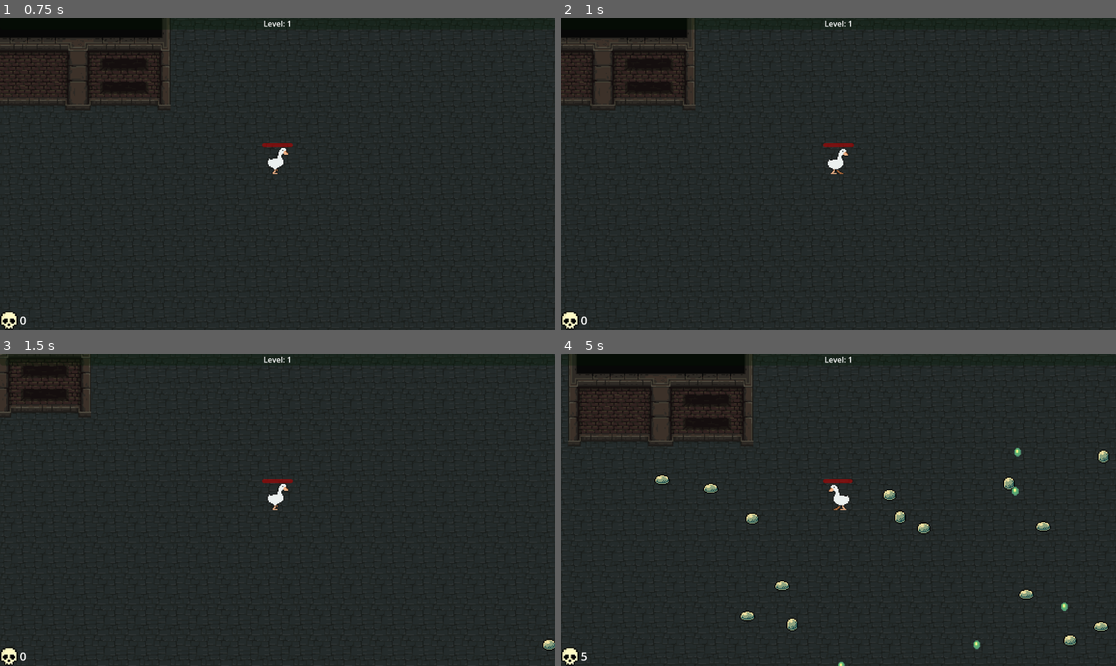
Above: before the commit, frames 1-4 (two rows, left to right).
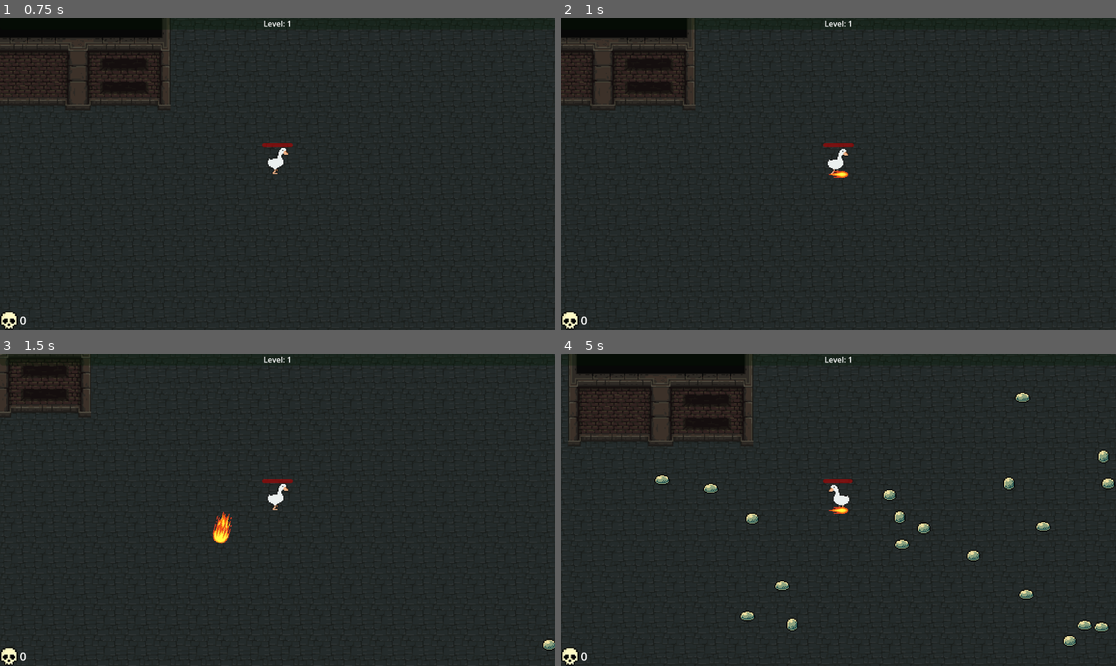
Above: after the commit, the same moments.

Repository: arko-poet/godot-games
Game: Godot game, scene res://sauce/main.tscn
Same seed, same stepped clock (60 frames per second), same inputs: the game is played once before the commit and once after it. Sound files missing from this copy of the repository are replaced by a short silence.
Inputs:
- Up to frame 1 (0.75 s): tap Enter at 0.5 s; hold D (move_right) from 0.53 s (still down)
- Up to frame 2 (1 s): keep holding D (move_right)
- Up to frame 3 (1.5 s): release D (move_right) at 1.28 s; hold S (move_down) from 1.28 s (still down)
- Up to frame 4 (5 s): release S (move_down) at 2.03 s; hold D (move_right) 2.03-2.78 s; hold W (move_up) 2.78-3.53 s; hold A (move_left) from 3.53 s (still down)

Frame 1 is identical in both runs. In frame 2, less than 0.1% of the frame differs, in the area x 48-52%, y 48-52%; in frame 3, 0.2%; in frame 4, 0.7%, in the area x 3-100%, y 12-100%.

Commit message:
feat(survivors): add fireball and explosion fx

Diff:
--- a/survivors/sauce/monsters/monster.tscn
+++ b/survivors/sauce/monsters/monster.tscn
@@ -45,7 +45,6 @@
 collision_layer = 4
 collision_mask = 2
 script = ExtResource("1_f3lrl")
-hp = 1
 
 [node name="Sprite" type="AnimatedSprite2D" parent="." unique_id=1892772476]
 texture_filter = 3
--- a/survivors/sauce/weapons/fire_staff/explosion.gd
+++ b/survivors/sauce/weapons/fire_staff/explosion.gd
@@ -4,11 +4,17 @@
 var knockback_velocity := 200.0
 var damage : int
 
+@onready var particles: CPUParticles2D = $Particles
+
 
 func _ready():
 	await get_tree().physics_frame
+	particles.emitting = true
 	var bodies := get_overlapping_bodies()
 	for body in bodies:
 		if body.is_in_group("monsters"):
 			body.hit(1, (body.global_position - global_position).normalized() * knockback_velocity)
+
+
+func _on_particles_finished() -> void:
 	queue_free()
--- a/survivors/sauce/weapons/fire_staff/explosion.tscn
+++ b/survivors/sauce/weapons/fire_staff/explosion.tscn
@@ -4,6 +4,14 @@
 
 [sub_resource type="CircleShape2D" id="CircleShape2D_odsc5"]
 radius = 30.0
+
+[sub_resource type="Curve" id="Curve_ssja2"]
+_data = [Vector2(0, 1), 0.0, 0.0, 0, 0, Vector2(1, 1), 0.0, 0.0, 0, 0]
+point_count = 2
+
+[sub_resource type="Curve" id="Curve_odsc5"]
+_data = [Vector2(0, 0), 0.0, 0.0, 0, 0, Vector2(0.07978723, 1), -1.0561793, -1.0561793, 0, 0, Vector2(1, 0.30337083), 0.0, 0.0, 0, 0]
+point_count = 3
 
 [node name="Explosion" type="Area2D" unique_id=336589678]
 collision_layer = 0
@@ -12,3 +20,24 @@
 
 [node name="CollisionShape2D" type="CollisionShape2D" parent="." unique_id=1967159076]
 shape = SubResource("CircleShape2D_odsc5")
+
+[node name="Particles" type="CPUParticles2D" parent="." unique_id=231310919]
+emitting = false
+amount = 32
+lifetime = 0.3
+one_shot = true
+explosiveness = 0.5
+direction = Vector2(0, 0)
+spread = 180.0
+gravity = Vector2(0, 0)
+initial_velocity_min = 100.0
+initial_velocity_max = 100.0
+damping_min = 80.0
+damping_max = 80.0
+damping_curve = SubResource("Curve_ssja2")
+scale_amount_min = 0.0
+scale_amount_max = 10.0
+scale_amount_curve = SubResource("Curve_odsc5")
+color = Color(0.69135684, 0.6913568, 0.69135684, 1)
+
+[connection signal="finished" from="Particles" to="." method="_on_particles_finished"]
--- a/survivors/sauce/weapons/fire_staff/fireball.tscn
+++ b/survivors/sauce/weapons/fire_staff/fireball.tscn
@@ -2,11 +2,61 @@
 
 [ext_resource type="PackedScene" uid="uid://7qjv0qyipjw8" path="res://sauce/weapons/projectile.tscn" id="1_ap8gt"]
 [ext_resource type="Script" uid="uid://dv64wlvm2m5fj" path="res://sauce/weapons/fire_staff/fireball.gd" id="2_2u8hi"]
+[ext_resource type="Texture2D" uid="uid://bstbtbohujyio" path="res://assets/fire_bullets/All_Fire_Bullet_Pixel_16x16_00.png" id="3_m54l5"]
+
+[sub_resource type="AtlasTexture" id="AtlasTexture_bqopb"]
+atlas = ExtResource("3_m54l5")
+region = Rect2(448, 192, 32, 32)
+
+[sub_resource type="AtlasTexture" id="AtlasTexture_brs45"]
+atlas = ExtResource("3_m54l5")
+region = Rect2(480, 192, 32, 32)
+
+[sub_resource type="AtlasTexture" id="AtlasTexture_n016j"]
+atlas = ExtResource("3_m54l5")
+region = Rect2(512, 192, 32, 32)
+
+[sub_resource type="AtlasTexture" id="AtlasTexture_0yq8d"]
+atlas = ExtResource("3_m54l5")
+region = Rect2(544, 192, 32, 32)
+
+[sub_resource type="AtlasTexture" id="AtlasTexture_lj8uh"]
+atlas = ExtResource("3_m54l5")
+region = Rect2(576, 192, 32, 32)
+
+[sub_resource type="SpriteFrames" id="SpriteFrames_nj1uv"]
+animations = [{
+"frames": [{
+"duration": 1.0,
+"texture": SubResource("AtlasTexture_bqopb")
+}, {
+"duration": 1.0,
+"texture": SubResource("AtlasTexture_brs45")
+}, {
+"duration": 1.0,
+"texture": SubResource("AtlasTexture_n016j")
+}, {
+"duration": 1.0,
+"texture": SubResource("AtlasTexture_0yq8d")
+}, {
+"duration": 1.0,
+"texture": SubResource("AtlasTexture_lj8uh")
+}],
+"loop": false,
+"name": &"default",
+"speed": 10.0
+}]
 
 [sub_resource type="CircleShape2D" id="CircleShape2D_m54l5"]
+radius = 7.0
 
 [node name="Fireball" unique_id=1721435030 instance=ExtResource("1_ap8gt")]
 script = ExtResource("2_2u8hi")
 
-[node name="Collision" parent="." index="0" unique_id=137886357]
+[node name="AnimatedSprite2D" type="AnimatedSprite2D" parent="." index="0" unique_id=761251213]
+sprite_frames = SubResource("SpriteFrames_nj1uv")
+autoplay = "default"
+
+[node name="Collision" parent="." index="1" unique_id=137886357]
+position = Vector2(4, 0)
 shape = SubResource("CircleShape2D_m54l5")
